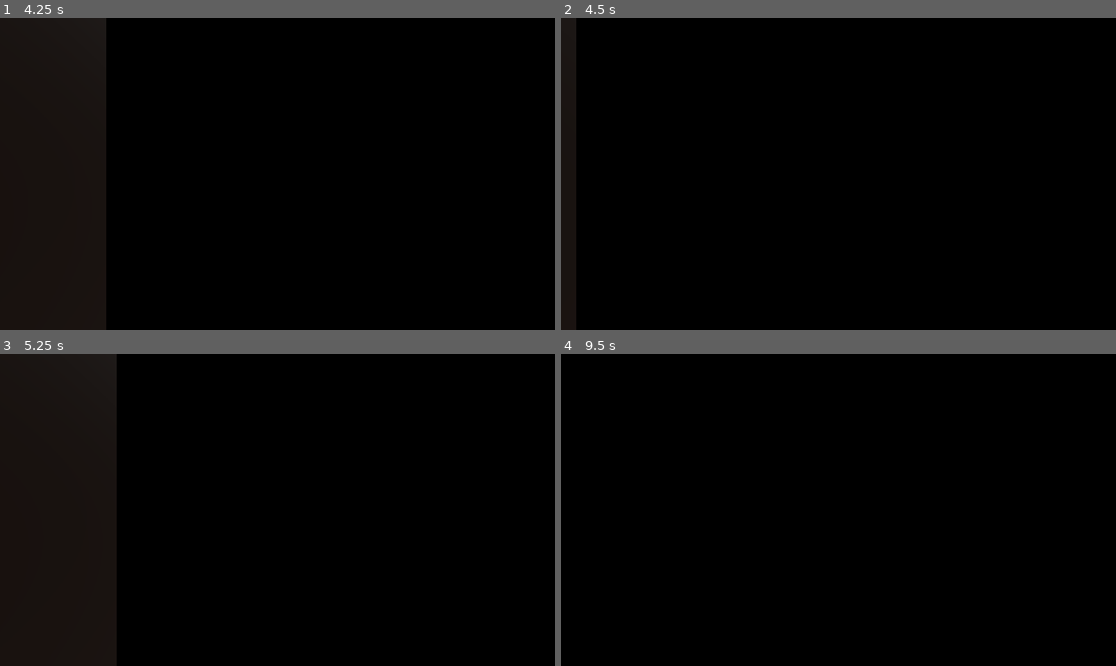
Above: before the commit, frames 1-4 (two rows, left to right).
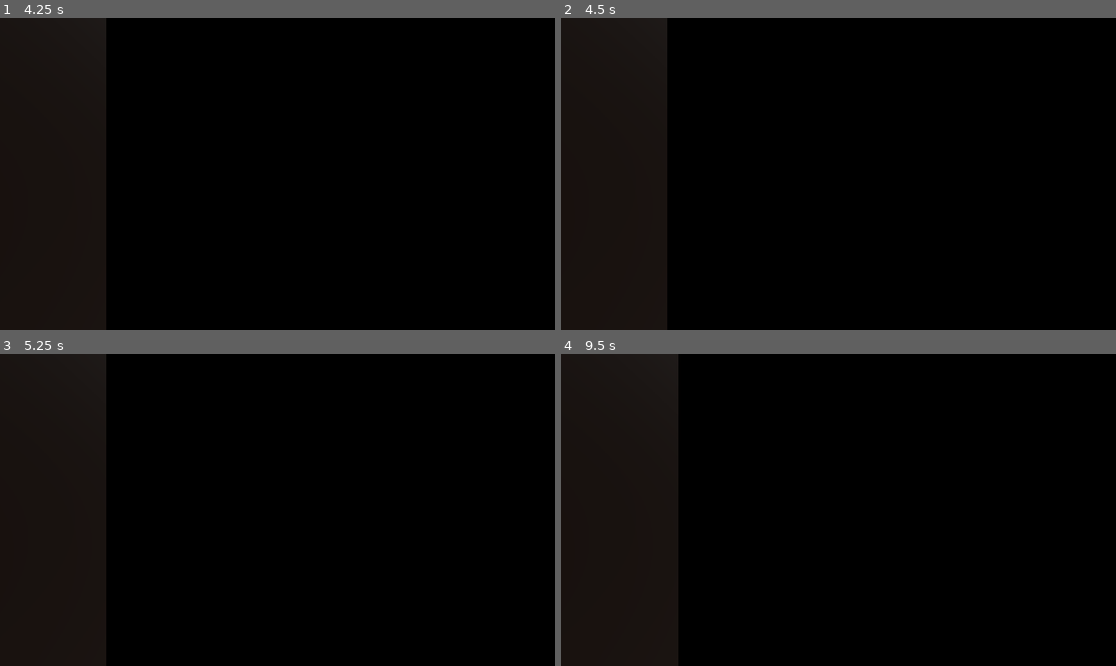
Above: after the commit, the same moments.

Repository: Sugihiru/unmaze
Game: Godot game, scene res://scenes/level.tscn
Same seed, same stepped clock (60 frames per second), same inputs: the game is played once before the commit and once after it.
Inputs (mouse positions are in pixels of both pictures, inside the frame that each line leads up to):
- Up to frame 1 (4.25 s): tap Enter at 0.5 s; move the mouse to (271, 180) at 0.52 s; hold Z (forward) 0.53-2.78 s; move the mouse to (316, 177) at 1.27 s; move the mouse to (233, 170) at 2.02 s; move the mouse to (283, 174) at 2.77 s; hold A (left) 2.78-3.53 s; move the mouse to (255, 167) at 3.52 s; hold Z (forward) from 3.53 s (still down); tap Escape (ui_cancel) at 4.15 s
- Up to frame 2 (4.5 s): keep holding Z (forward); tap Space at 4.25 s; move the mouse to (866, 174) at 4.27 s
- Up to frame 3 (5.25 s): keep holding Z (forward); tap Enter at 5 s; move the mouse to (249, 510) at 5.02 s
- Up to frame 4 (9.5 s): tap Space at 5.75, 7.25 s; move the mouse to (849, 503) at 5.77 s; release Z (forward) at 5.78 s; hold D (right) 5.78-6.53 s; tap Enter at 6.5 s; move the mouse to (832, 516) at 6.52 s; hold Z (forward) 6.53-8.78 s; move the mouse to (877, 513) at 7.27 s; move the mouse to (794, 506) at 8.02 s; move the mouse to (844, 510) at 8.77 s; hold A (left) from 8.78 s (still down)

Frame 1 is identical in both runs. In frame 2, 12% of the frame differs, in the area x 2-20%, y 0-100%; in frame 3, 1.9%; in frame 4, 15%, in the area x 0-22%, y 0-100%.

Commit message:
allow using escape to uncapture mouse cursor

Diff:
--- a/scenes/GameManager.gd
+++ b/scenes/GameManager.gd
@@ -2,3 +2,7 @@
 
 func _ready():
 	Input.mouse_mode = Input.MOUSE_MODE_CAPTURED
+
+func _input(event):
+	if event.is_action_pressed("ui_cancel"):
+		Input.mouse_mode = Input.MOUSE_MODE_VISIBLE
